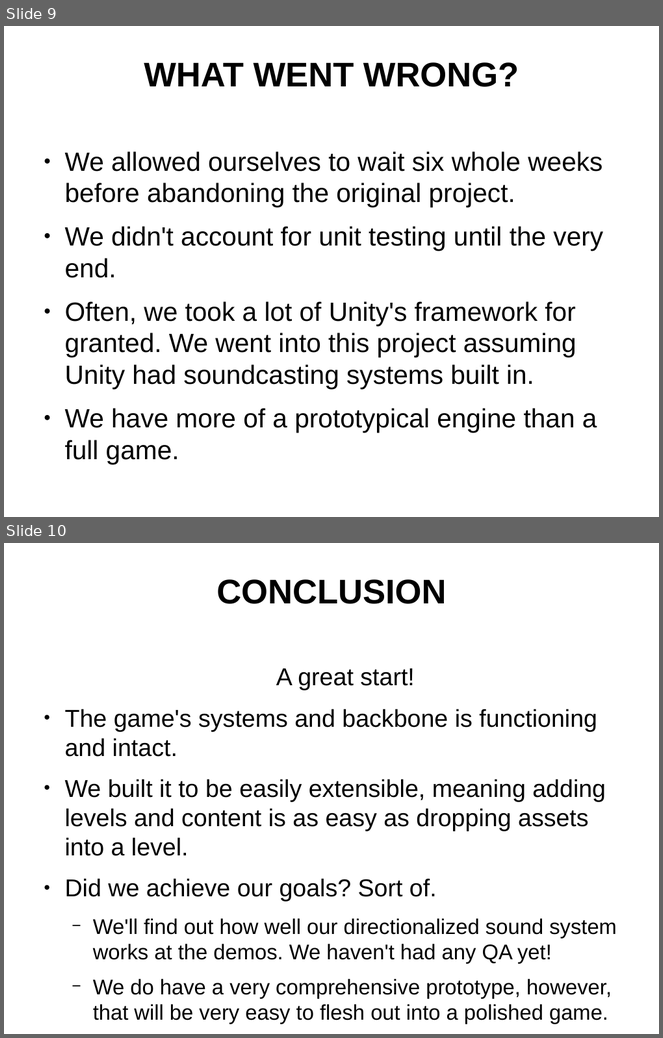
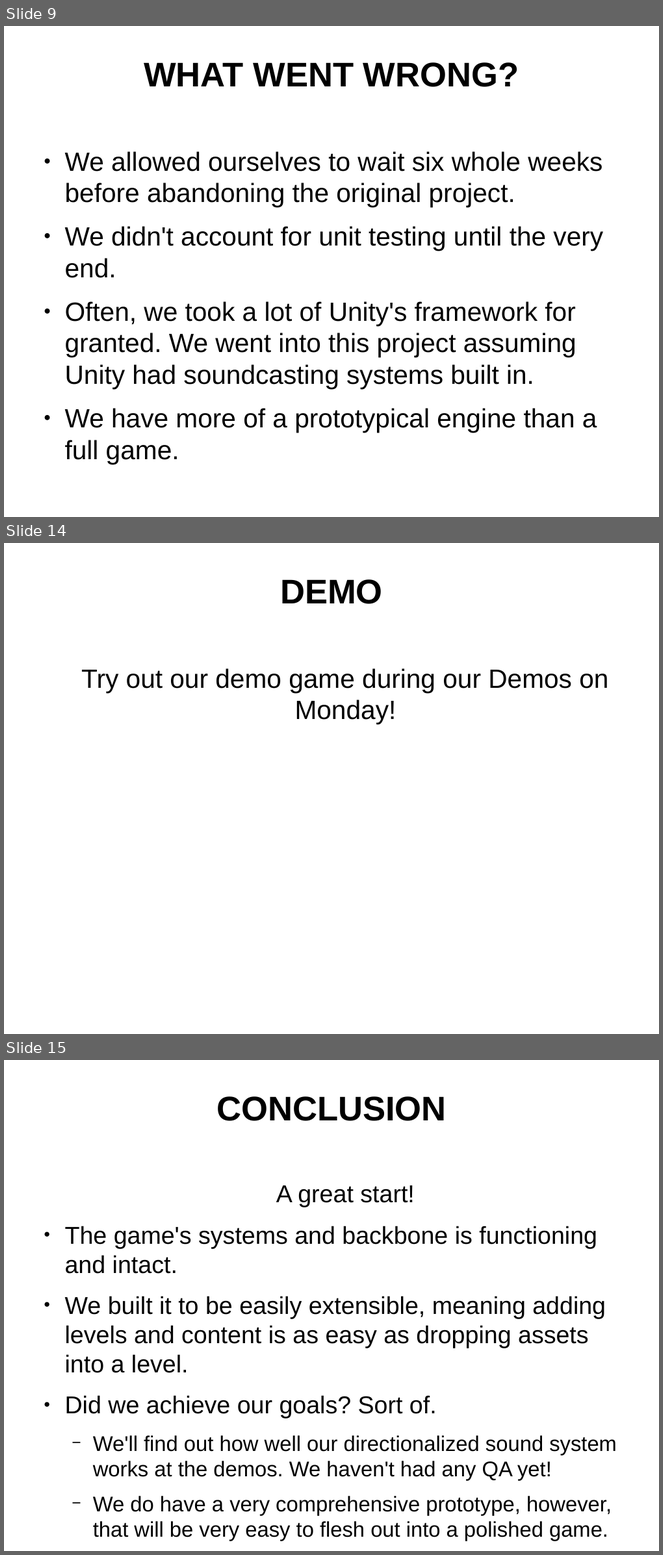
Before and after one commit to maxfield/Presentations, a slide deck: spyral-narwhals/presentation.odp. Shown one above the other, each under a label of ours: slides 9 and 10 before the commit, slides 9, 14 and 15 after it; the slides between them are not shown. The pictures are 663x1038 and 663x1555 pixels, drawn with LibreOffice and Linux fonts; fonts in the diff are those of the drawing; background and template pictures are left out. Boxes give left, top, right and bottom in pixels: in the first picture for what was removed or moved away, otherwise in the second. Text is boxed around its words. In the diff, an @@ line names an element or a change of style, - is before the commit and + after.

Commit message:
Adds more to Presentation, Includes Burndown
Updates presentation with burndown charts and game screenshots. Includes
spreadsheet of burndown charts.

```diff
--- a/spyral-narwhals/presentation.odp
+++ b/spyral-narwhals/presentation.odp
@@ slide 14 added at bbox=[4, 543, 659, 1034], background picture (left out) @@
@@ title added at bbox=[280, 579, 383, 604], 41.4 pt, text #000000, bold @@
+DEMO
@@ text added at bbox=[81, 668, 608, 724], 32 pt, text #000000 @@
+Try out our demo game during our Demos on Monday!
@@ what was slide 10 is now slide 15 @@
```
Also in this commit, not shown: 1 slide changed, 4 other slides added, 2 other files.
